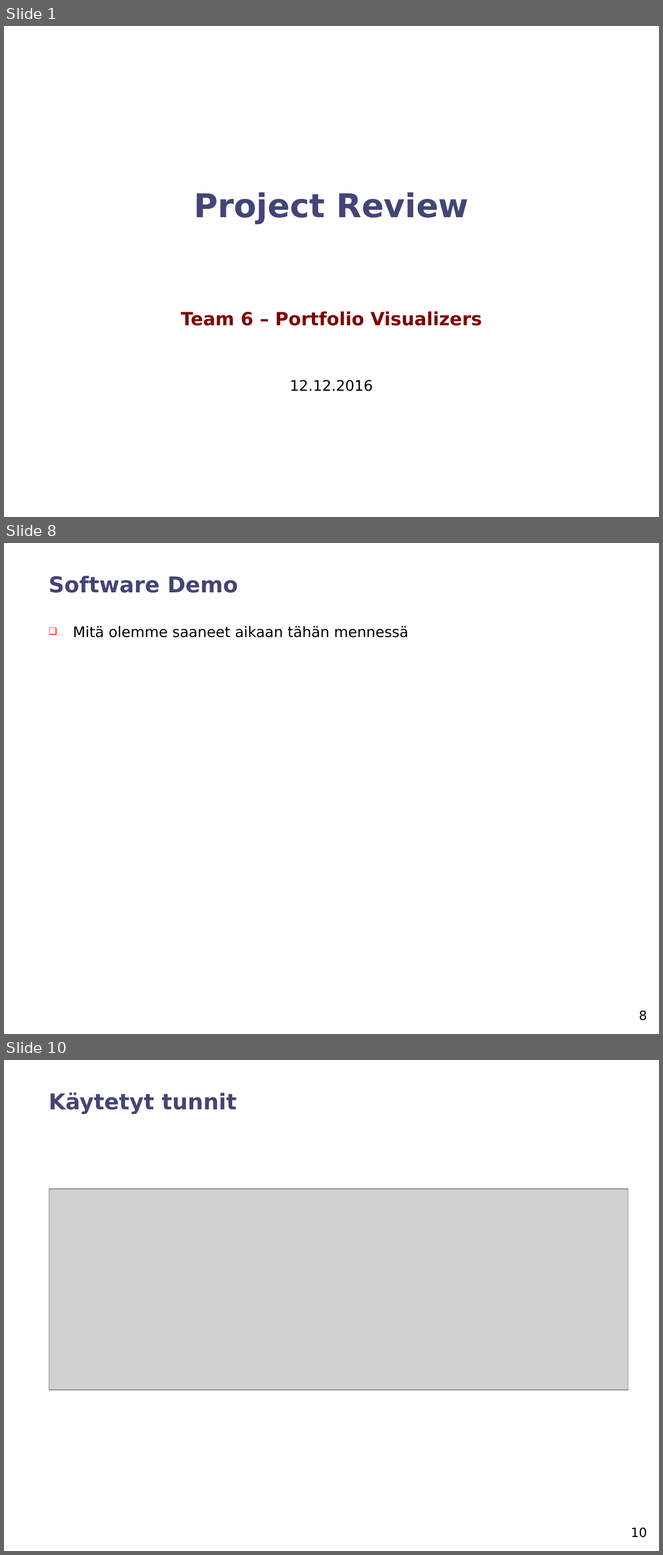
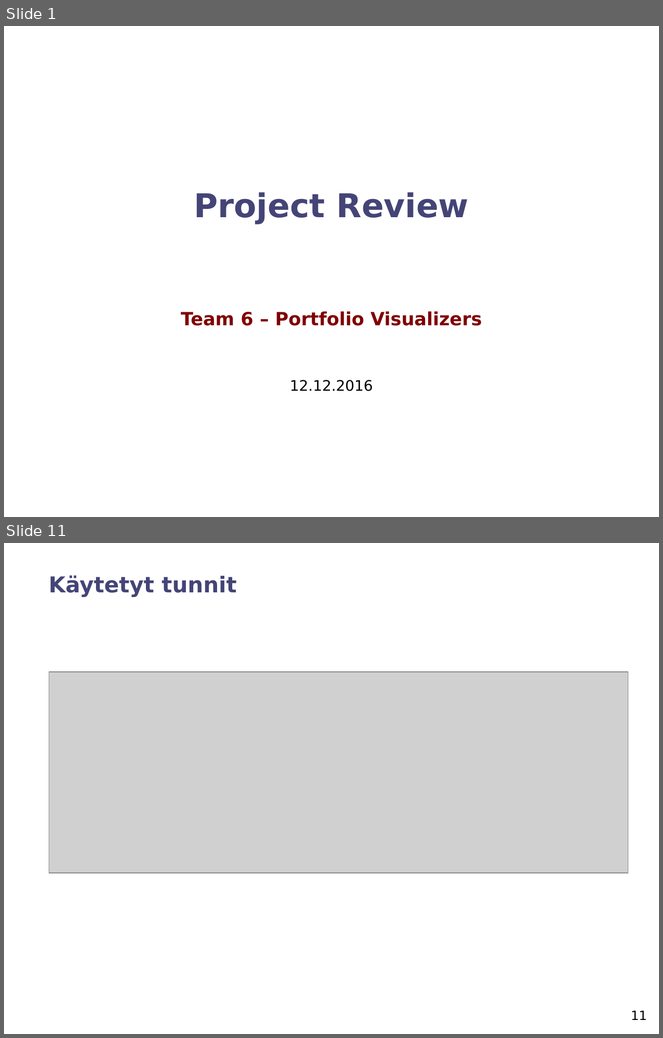
Before and after one commit to chaperweb/portfolio-visualiser, a slide deck: Documents/Review_1/project_review_team6.ppt. Shown one above the other, each under a label of ours: slides 1, 8 and 10 before the commit, slides 1 and 11 after it; the slides between them are not shown. The pictures are 663x1555 and 663x1038 pixels, drawn with LibreOffice and Linux fonts; fonts in the diff are those of the drawing; grey boxes stand for pictures. Boxes give left, top, right and bottom in pixels: in the first picture for what was removed or moved away, otherwise in the second. Text is boxed around its words. In the diff, an @@ line names an element or a change of style, - is before the commit and + after.

```diff
--- a/Documents/Review_1/project_review_team6.ppt
+++ b/Documents/Review_1/project_review_team6.ppt
@@ slide 8 removed at <box>4,543,659,1034</box>, background #FFFFFF @@
@@ text removed at <box>49,576,238,593</box> @@
-Software Demo
@@ text removed at <box>73,626,409,638</box> @@
-❑ Mitä olemme saaneet aikaan tähän mennessä
@@ page number removed at <box>639,1011,647,1021</box> @@
-8
@@ what was slide 10 is now slide 11 @@
@@ page number at <box>631,1011,647,1020</box>: text changed @@
-10
+11
```
Also in this commit, not shown: 1 slide changed, 3 slides added, 1 other slide removed.
